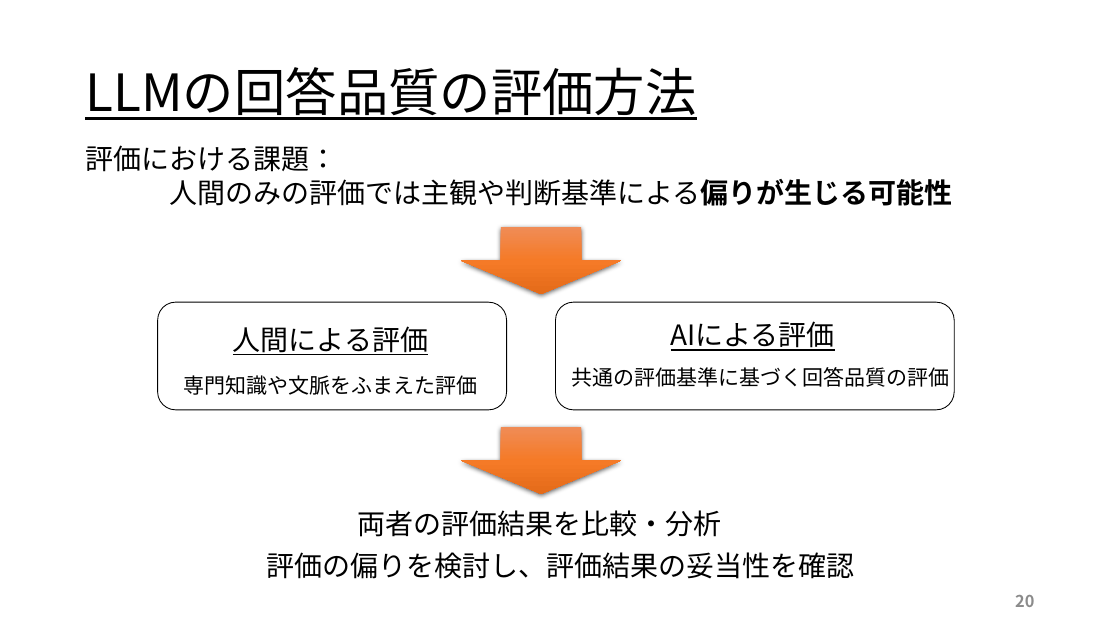
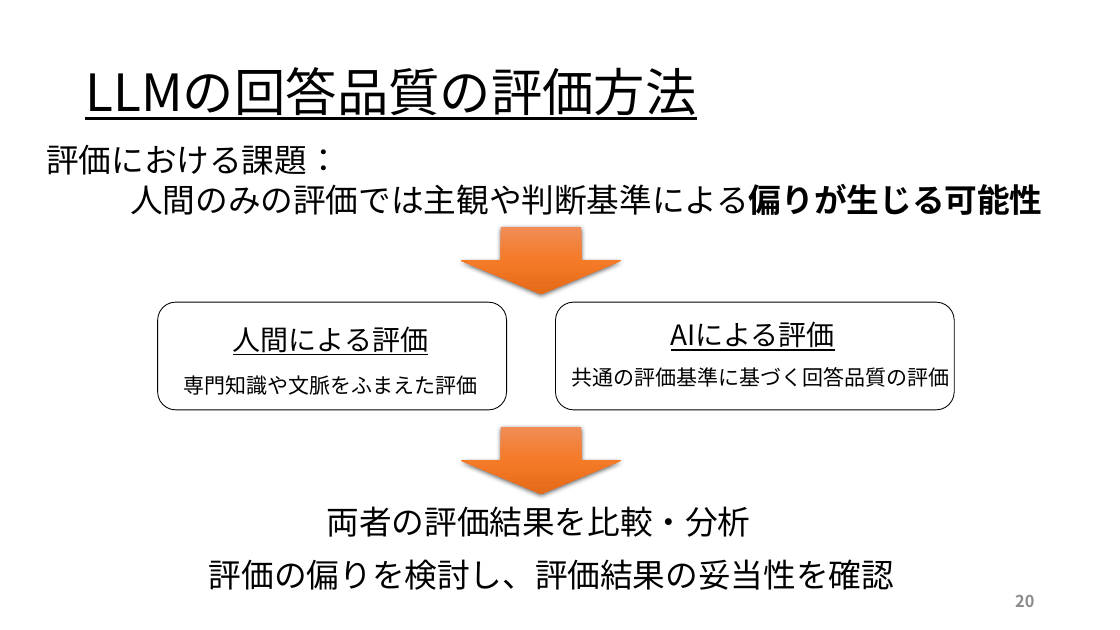
Before and after one commit to kuwaChang/kuwaCTF, a slide deck: slide 20 of 2026-10-15-j123109桑原光太朗.pptx. Drawn at 1120x630 pixels with LibreOffice and Linux fonts; fonts in the diff are those of the drawing. Boxes give left, top, right and bottom in pixels: in the first picture for what was removed or moved away, otherwise in the second. Text is boxed around its words. In the diff, an @@ line names an element or a change of style, - is before the commit and + after.

```diff
--- a/2026-10-15-j123109桑原光太朗.pptx
+++ b/2026-10-15-j123109桑原光太朗.pptx
@@ text "評価における課題：": place and size @@
-text "評価における課題：" at (85, 145, 952, 206)
+text "評価における課題：" at (46, 144, 1042, 215)
@@ text "両者の評価結果を比較・分析": place and size @@
-text "両者の評価結果を比較・分析" at (357, 510, 721, 537)
+text "両者の評価結果を比較・分析" at (327, 506, 751, 537)
@@ size 24 to 28 pt in 3 elements at (327, 506, 751, 537), (46, 144, 1042, 215), (209, 559, 894, 590) @@
@@ text "評価の偏りを検討し、評価結果の妥当性を確認": place and size @@
-text "評価の偏りを検討し、評価結果の妥当性を確認" at (267, 552, 855, 579)
+text "評価の偏りを検討し、評価結果の妥当性を確認" at (209, 559, 894, 590)
```
Also in this commit, not shown: 10 other slides changed, 1 other file.
